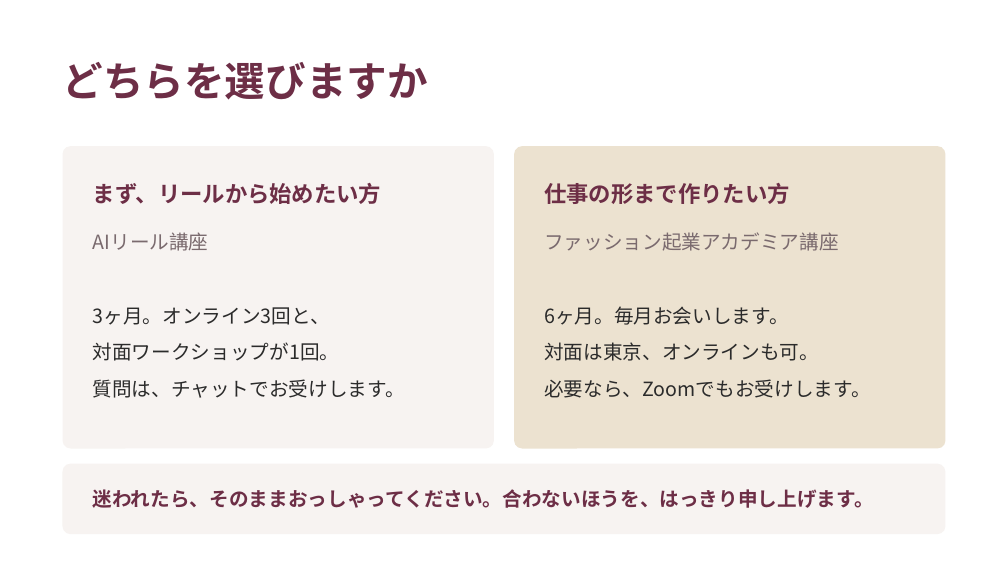
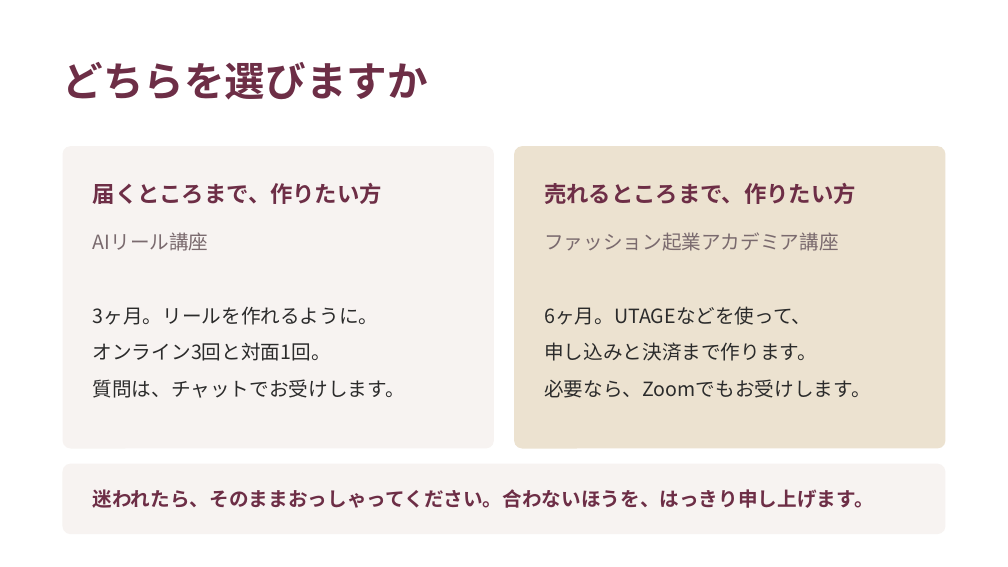
Before and after one commit to fashio17/potential-lamp, a slide deck: slide 22 of 運用/スライド/説明会_20260916.pptx. Drawn at 1008x567 pixels with LibreOffice and Linux fonts; fonts in the diff are those of the drawing. Boxes give left, top, right and bottom in pixels: in the first picture for what was removed or moved away, otherwise in the second. Text is boxed around its words. In the diff, an @@ line names an element or a change of style, - is before the commit and + after.

```diff
--- a/運用/スライド/説明会_20260916.pptx
+++ b/運用/スライド/説明会_20260916.pptx
@@ text at (93, 183, 382, 204): text changed @@
-まず、リールから始めたい方
+届くところまで、作りたい方
@@ text at (544, 183, 856, 204): text changed @@
-仕事の形まで作りたい方
+売れるところまで、作りたい方
@@ text at (93, 307, 379, 361): text changed @@
-3ヶ月。オンライン3回と、
-対面ワークショップが1回。
+3ヶ月。リールを作れるように。
+オンライン3回と対面1回。
@@ text at (544, 306, 817, 361): text changed @@
-6ヶ月。毎月お会いします。
-対面は東京、オンラインも可。
+6ヶ月。UTAGEなどを使って、
+申し込みと決済まで作ります。
```
Also in this commit, not shown: 4 other slides changed, 3 other files.
